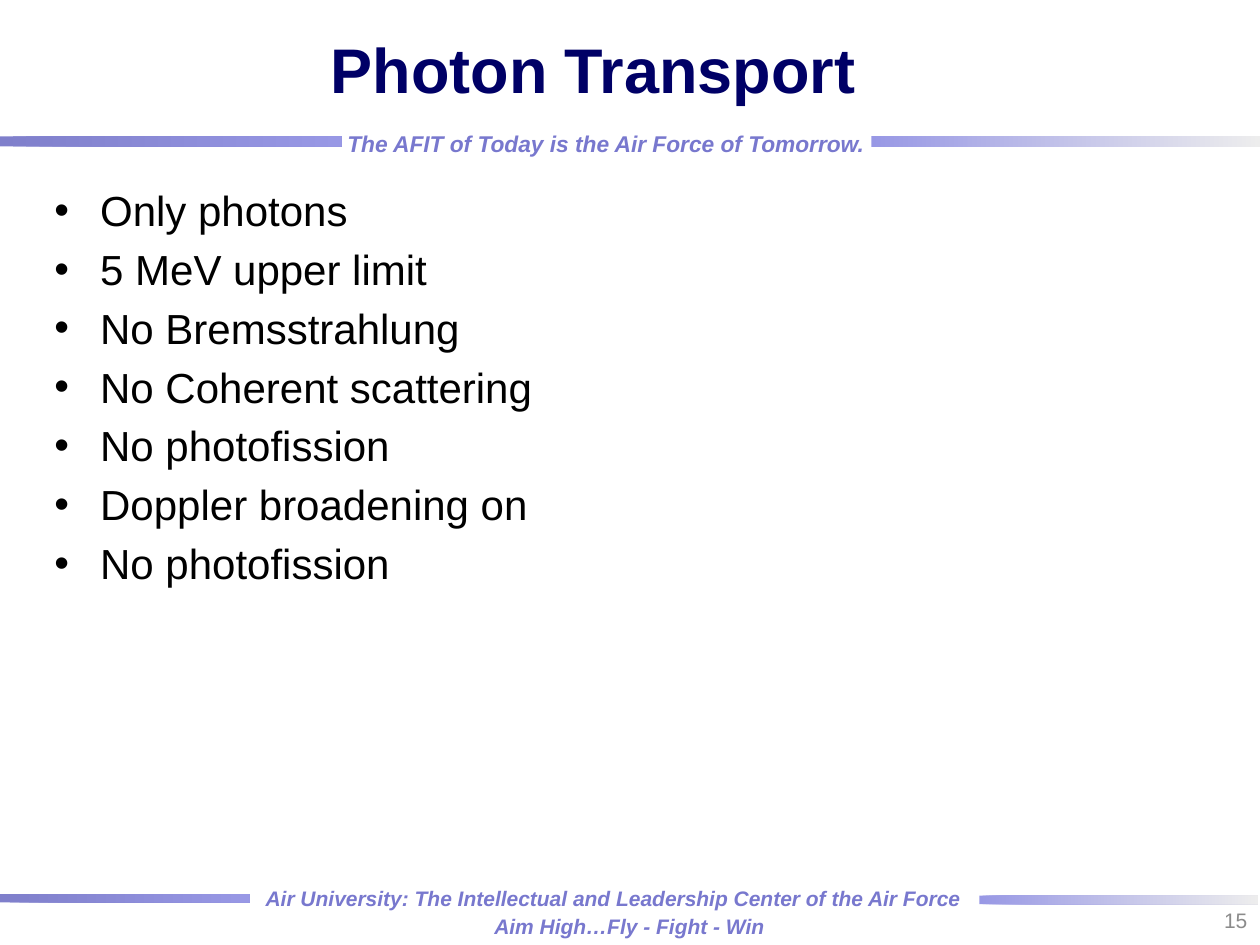
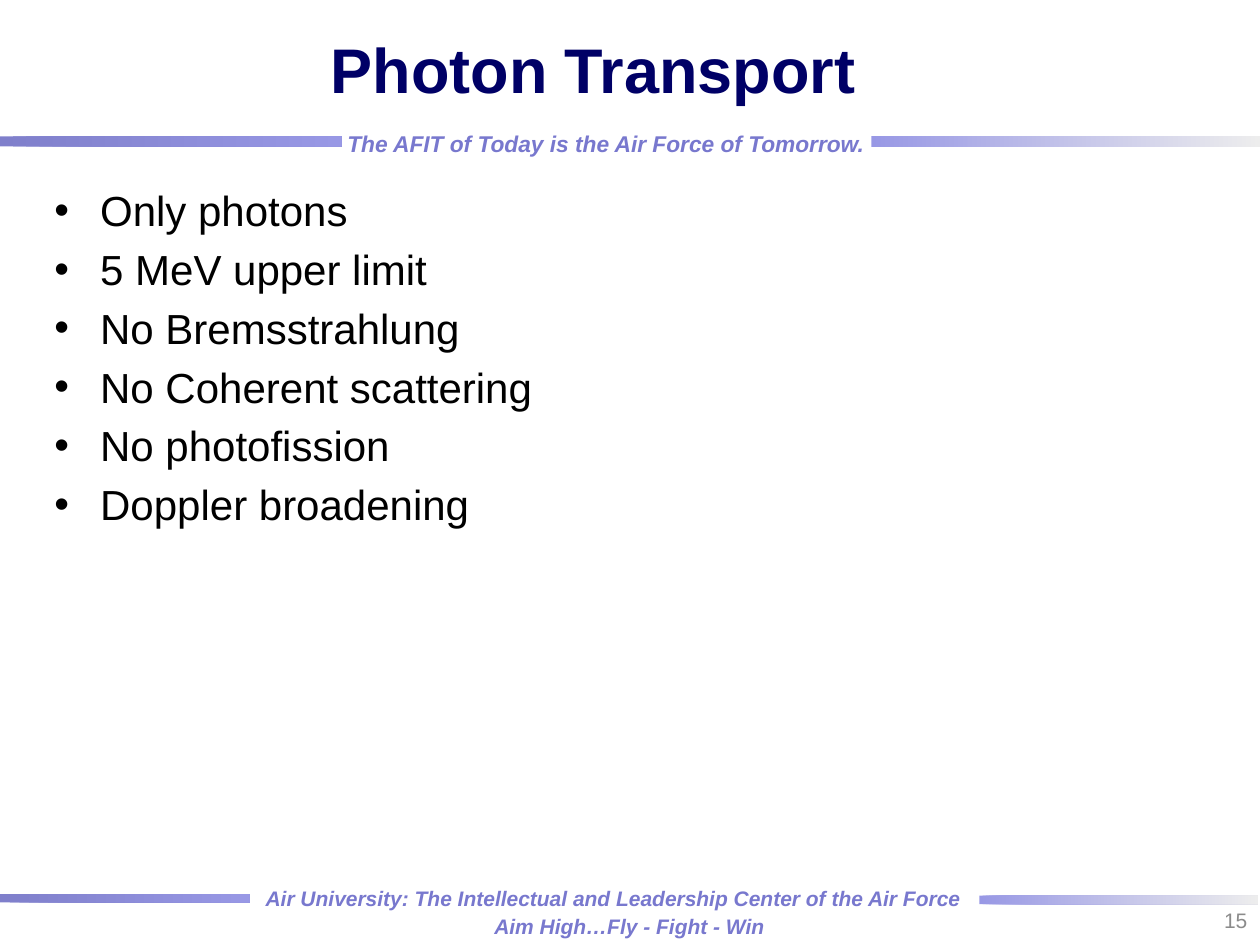
Before and after one commit to rtorzilli/GeDetector-Project, a slide deck: slide 15 of Report/HPGe_Automation Optimization_MCNP_Model.pptx. Drawn at 1260x945 pixels with LibreOffice and Linux fonts; fonts in the diff are those of the drawing; background and template pictures are left out. Boxes give left, top, right and bottom in pixels: in the first picture for what was removed or moved away, otherwise in the second. Text is boxed around its words. In the diff, an @@ line names an element or a change of style, - is before the commit and + after.

```diff
--- a/Report/HPGe_Automation Optimization_MCNP_Model.pptx
+++ b/Report/HPGe_Automation Optimization_MCNP_Model.pptx
@@ text at (x1=100, y1=489, x2=469, y2=529): text changed @@
-• Doppler broadening on
-• No photofission
+• Doppler broadening
```
Also in this commit, not shown: 4 other slides changed, 5 slides added, 1 slide removed, 1 other file.
